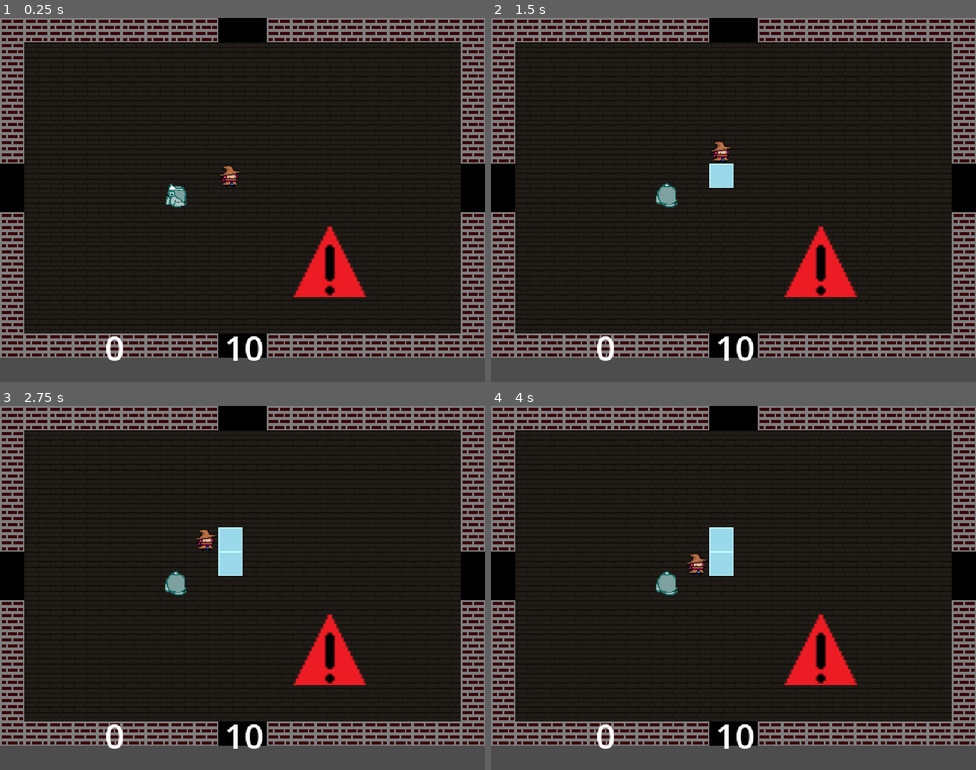
Above: before the commit, frames 1-4 (two rows, left to right).
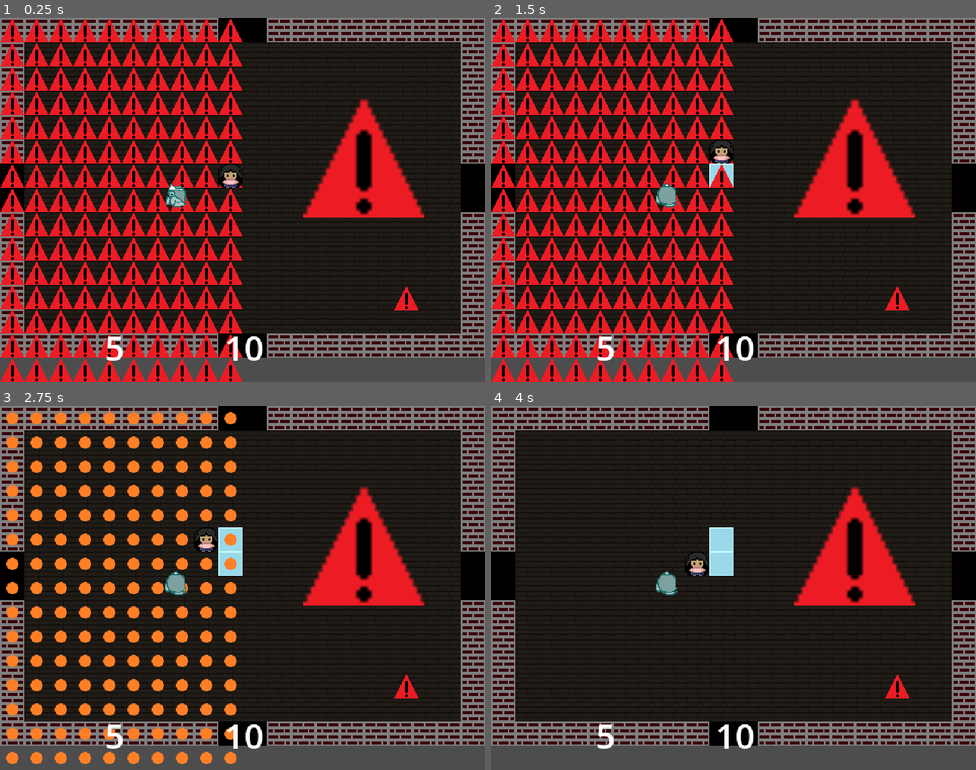
Above: after the commit, the same moments.

Repository: wispykey/UBCGD-Team-14
Game: Godot game, scene res://Prototyping/Example/ExampleLevelTwo.tscn
Two runs of this game, one before a commit and one after it. Both use one fixed random seed, a clock stepped at 60 frames per second and the inputs below. This scene is started directly instead of the project's main scene. The engine's default icon, where the game draws it, is replaced by a stand-in: a white triangle on a blue panel in a dark square. Sound files missing from this copy of the repository are replaced by a short silence.
Inputs:
- Up to frame 1 (0.25 s): no input
- Up to frame 2 (1.5 s): tap Enter (ui_accept) at 0.5, 0.77 s; hold W (move_up) from 0.53 s (still down)
- Up to frame 3 (2.75 s): tap Enter (ui_accept) at 1.52 s; release W (move_up) at 2.03 s; hold A (move_left) from 2.03 s (still down)
- Up to frame 4 (4 s): tap Enter (ui_accept) at 3.02, 3.77 s; release A (move_left) at 3.53 s; hold S (move_down) from 3.53 s (still down)

The runs differ from the first frame. In frame 1, 30% of the frame differs, in the area x 0-88%, y 0-100%; in frame 2, 30%; in frame 3, 17%; in frame 4, 6.3%.

Commit message:
Re-enabled music; changed Player sprite

Diff:
--- a/Globals/conductor.gd
+++ b/Globals/conductor.gd
@@ -95,12 +95,12 @@
 		print("Error loading music. Could not find song called \'", name, "\'")
 		return
 
-	#var song_to_play = songs[name]
-	#var file_path: String = "res://Assets/Music/" + song_to_play.file_name
-	#music.stream = load(file_path)
-	#seconds_per_quarter_note = convert_bpm_to_quarter_note_in_secs(song_to_play.bpm)
-	#music.play()
-	#print("Playing song: \"", name, "\"\n")
+	var song_to_play = songs[name]
+	var file_path: String = "res://Assets/Music/" + song_to_play.file_name
+	music.stream = load(file_path)
+	seconds_per_quarter_note = convert_bpm_to_quarter_note_in_secs(song_to_play.bpm)
+	music.play()
+	print("Playing song: \"", name, "\"\n")
 
 
 # Returns how long audio has played for, in seconds.
--- a/Player/player.tscn
+++ b/Player/player.tscn
@@ -1,8 +1,7 @@
-[gd_scene load_steps=7 format=3 uid="uid://l5lf3cg0mvsl"]
+[gd_scene load_steps=6 format=3 uid="uid://l5lf3cg0mvsl"]
 
 [ext_resource type="Script" path="res://Player/player.gd" id="1_mdkiw"]
-[ext_resource type="Texture2D" uid="uid://b1h8nftvjwlm1" path="res://Assets/Objects/wizard_character.png" id="2_apsg8"]
-[ext_resource type="Texture2D" uid="uid://bj1opts1hno8w" path="res://Assets/icon.svg" id="2_crfiu"]
+[ext_resource type="Texture2D" uid="uid://dcg7mms67mued" path="res://Assets/Themes/Supernatural/fem_playercharacter1.png" id="2_yk37a"]
 
 [sub_resource type="RectangleShape2D" id="RectangleShape2D_1hcu4"]
 
@@ -13,13 +12,15 @@
 animations = [{
 "frames": [{
 "duration": 1.0,
-"texture": ExtResource("2_apsg8")
-}, {
-"duration": 1.0,
-"texture": ExtResource("2_crfiu")
+"texture": ExtResource("2_yk37a")
 }],
 "loop": true,
 "name": &"default",
+"speed": 5.0
+}, {
+"frames": [],
+"loop": true,
+"name": &"new_animation",
 "speed": 5.0
 }]
 
